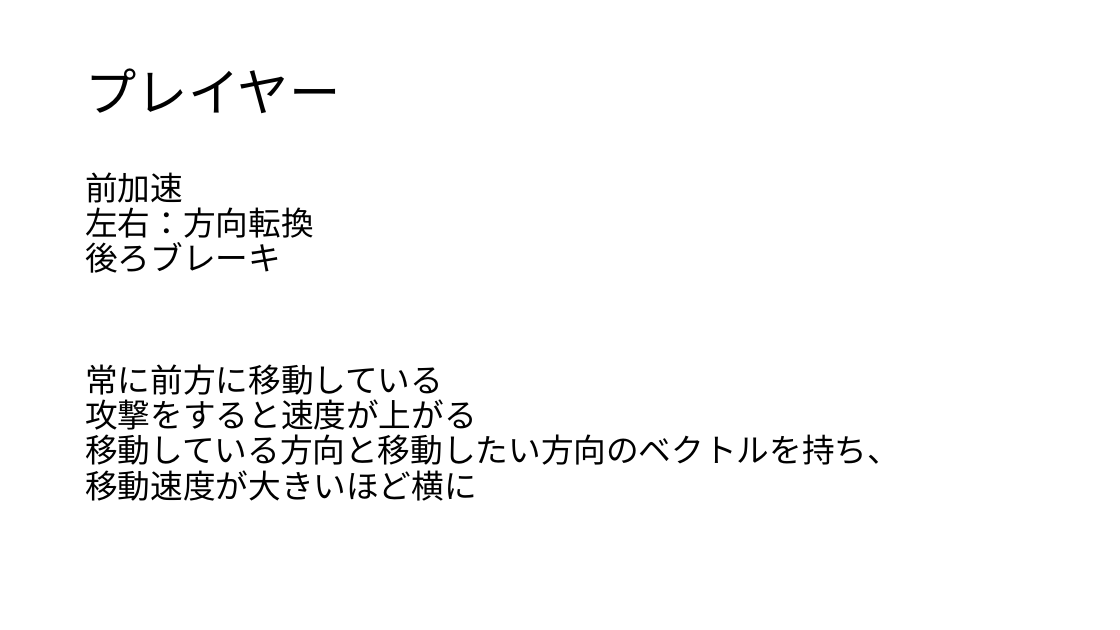
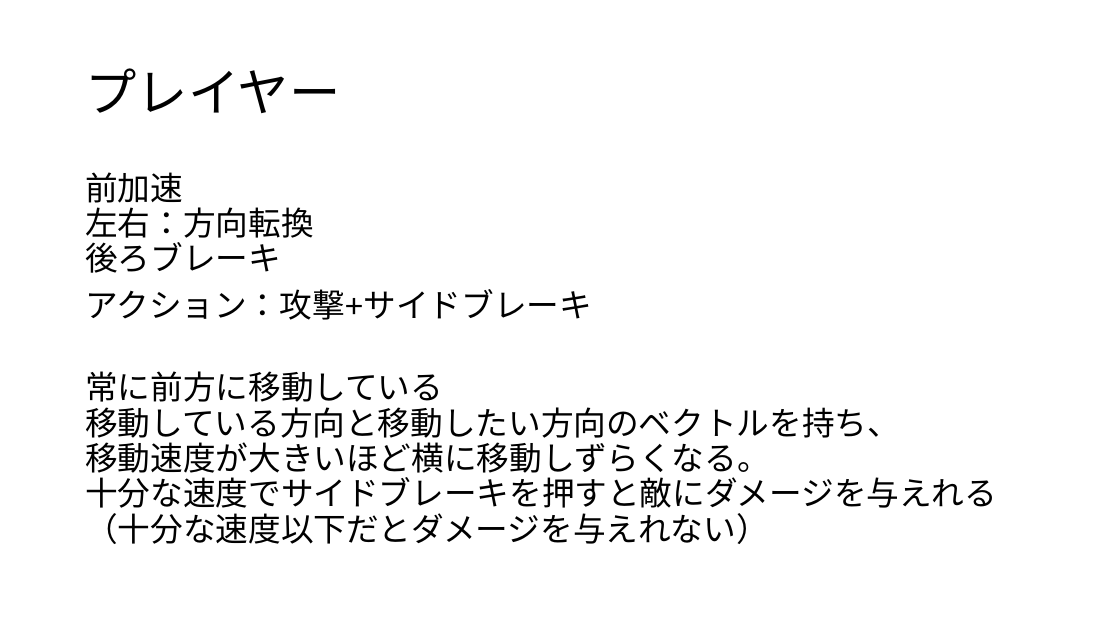
Before and after one commit to HayashiMasakane/Syuusyokusakuhixn, a slide deck: slide 5 of 資料/企画書.pptx. Drawn at 1120x630 pixels with LibreOffice and Linux fonts; fonts in the diff are those of the drawing. Boxes give left, top, right and bottom in pixels: in the first picture for what was removed or moved away, otherwise in the second. Text is boxed around its words. In the diff, an @@ line names an element or a change of style, - is before the commit and + after.

Commit message:
企画書の完成01
ステージやタイトルなど
足りなかった部分を追加

```diff
--- a/資料/企画書.pptx
+++ b/資料/企画書.pptx
@@ text at [85,289,997,544]: text changed @@
-常に前方に移動している
-攻撃をすると速度が上がる
-移動している方向と移動したい方向のベクトルを持ち、
-移動速度が大きいほど横に
+アクション：攻撃+サイドブレーキ
+常に前方に移動している
+移動している方向と移動したい方向のベクトルを持ち、
+移動速度が大きいほど横に移動しずらくなる。
+十分な速度でサイドブレーキを押すと敵にダメージを与えれる
+（十分な速度以下だとダメージを与えれない）
```
Also in this commit, not shown: 4 other slides changed, 3 slides added.
